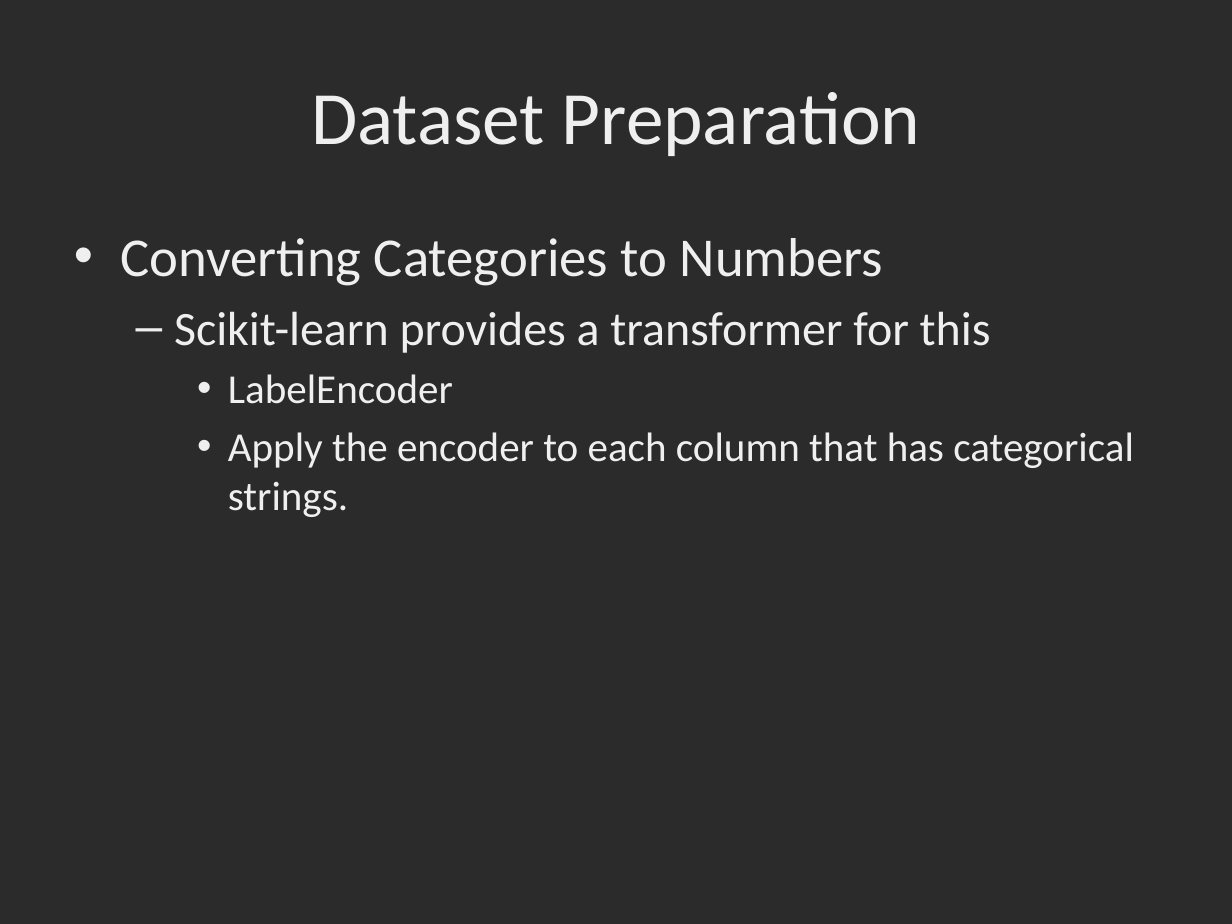
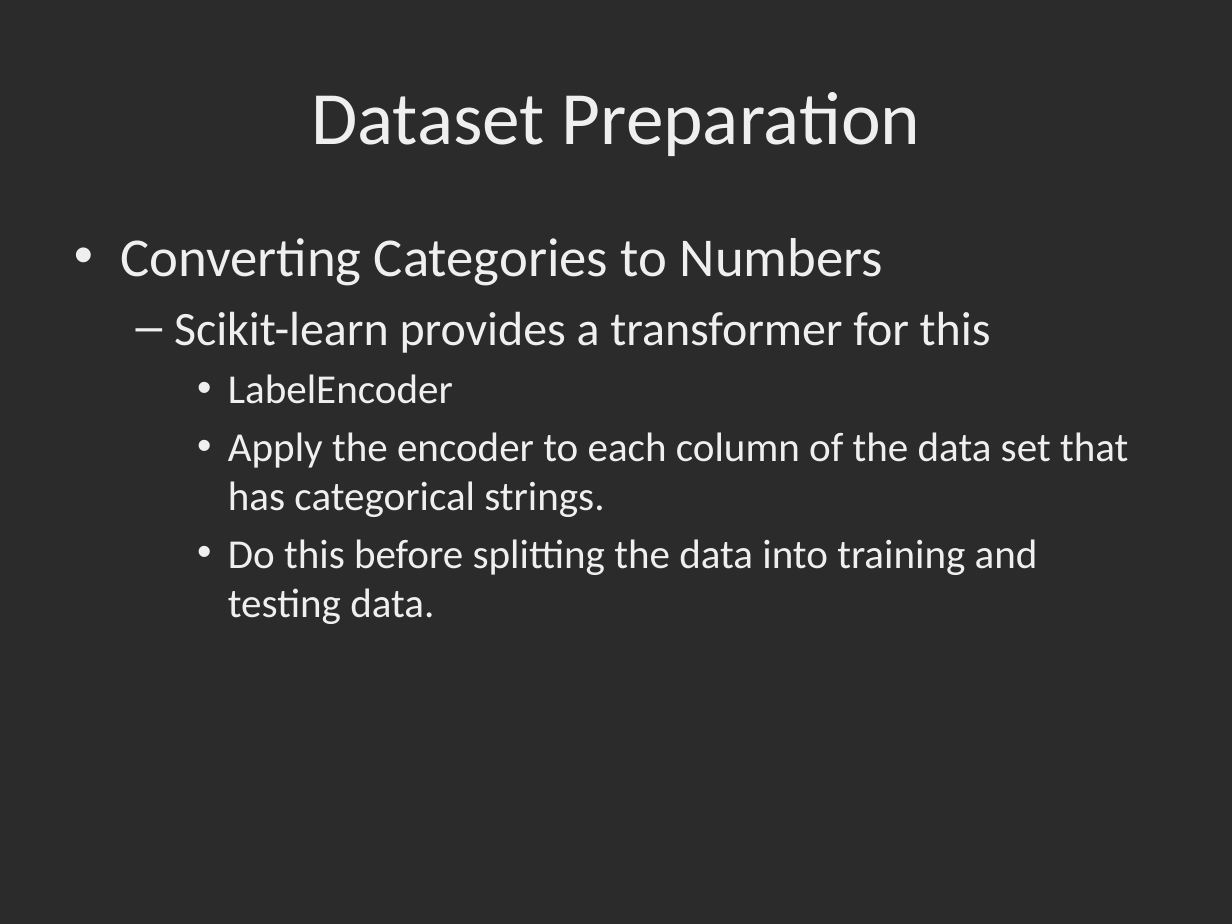
Before and after one commit to dbowmans46/PracticalProgramming, a slide deck: slide 144 of Session 7 - Python/Instructional Material/Session 7 - Python Brief Intro to Machine Learning with Scikit Learn.odp. Drawn at 1232x924 pixels with LibreOffice and Linux fonts; fonts in the diff are those of the drawing; background and template pictures are left out; a plain dark background stands for a picture behind light text. Boxes give left, top, right and bottom in pixels: in the first picture for what was removed or moved away, otherwise in the second. Text is boxed around its words. In the diff, an @@ line names an element or a change of style, - is before the commit and + after.

Commit message:
String category encoding slides and example code added.  Started slides on adding missing data.

```diff
--- a/Session 7 - Python/Instructional Material/Session 7 - Python Brief Intro to Machine Learning with Scikit Learn.odp
+++ b/Session 7 - Python/Instructional Material/Session 7 - Python Brief Intro to Machine Learning with Scikit Learn.odp
@@ text at [228,432,1128,624]: text changed @@
-    • Apply the encoder to each column that has categorical strings.
+    • Apply the encoder to each column of the data set that has categorical strings.
+    • Do this before splitting the data into training and testing data.
```
Also in this commit, not shown: 8 other slides changed, 5 slides added, 1 slide removed, 1 other file.
